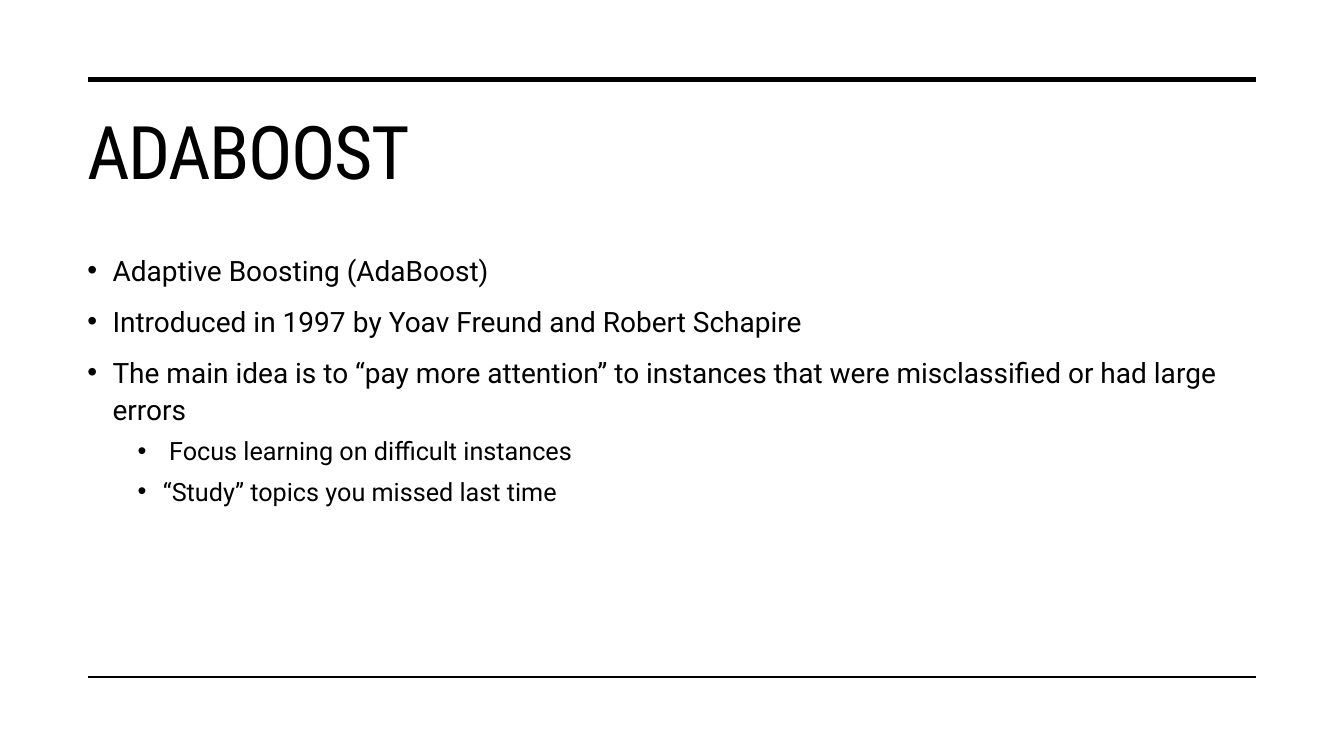
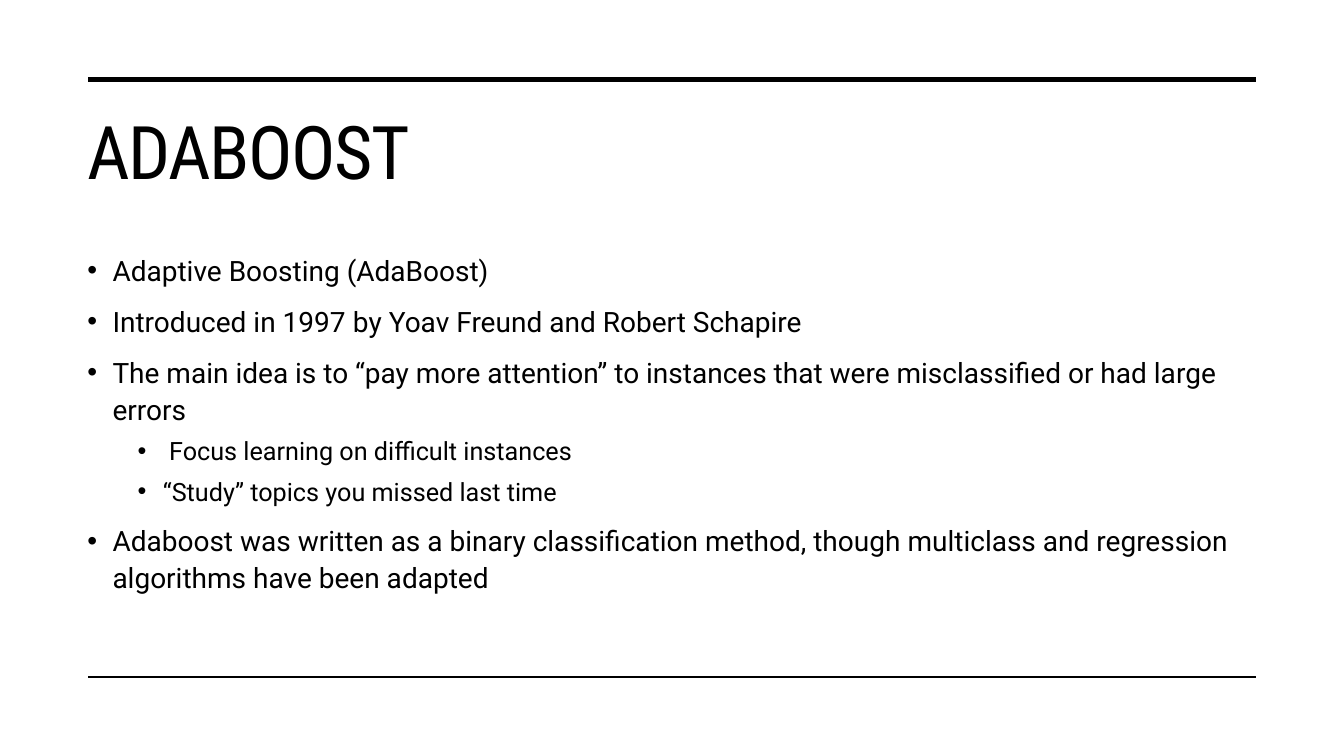
Before and after one commit to STAT-486-Fall-2026/course-content, a slide deck: slide 4 of slides/16-boosting.pptx. Drawn at 1344x756 pixels with LibreOffice and Linux fonts; fonts in the diff are those of the drawing. Boxes give left, top, right and bottom in pixels: in the first picture for what was removed or moved away, otherwise in the second. Text is boxed around its words. In the diff, an @@ line names an element or a change of style, - is before the commit and + after.

Commit message:
update adaboost alg. for clarity

```diff
--- a/slides/16-boosting.pptx
+++ b/slides/16-boosting.pptx
@@ text at (113,529,1227,594): paragraph added @@
+• Adaboost was written as a binary classification method, though multiclass and regression algorithms have been adapted
```
Also in this commit, not shown: 3 slides added, 1 other file.
